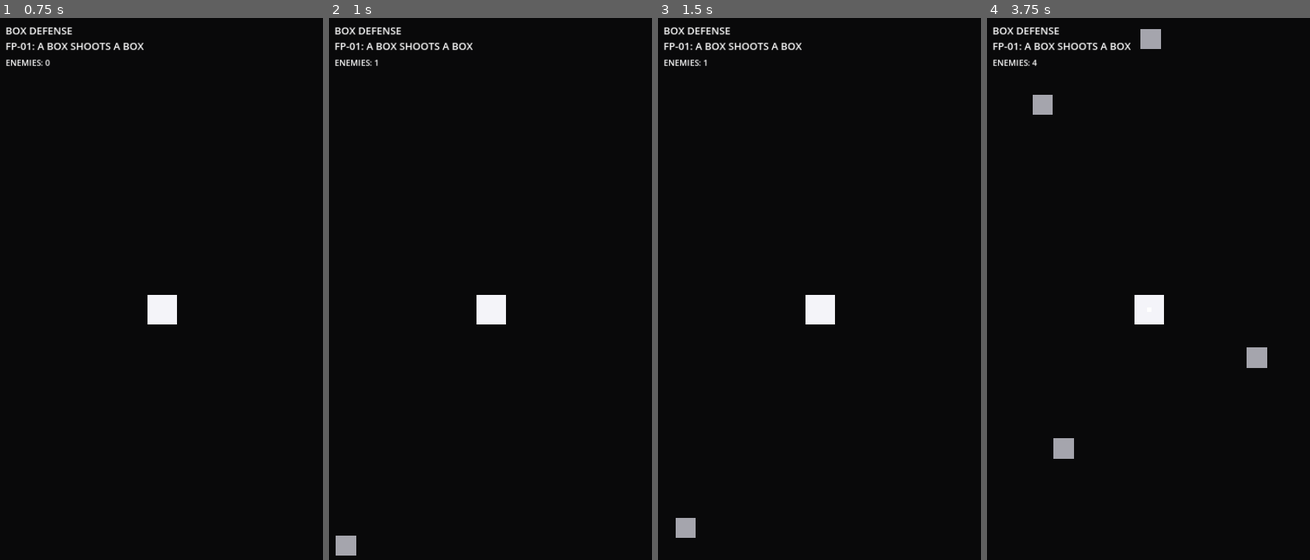
Above: before the commit, frames 1-4 (left to right).
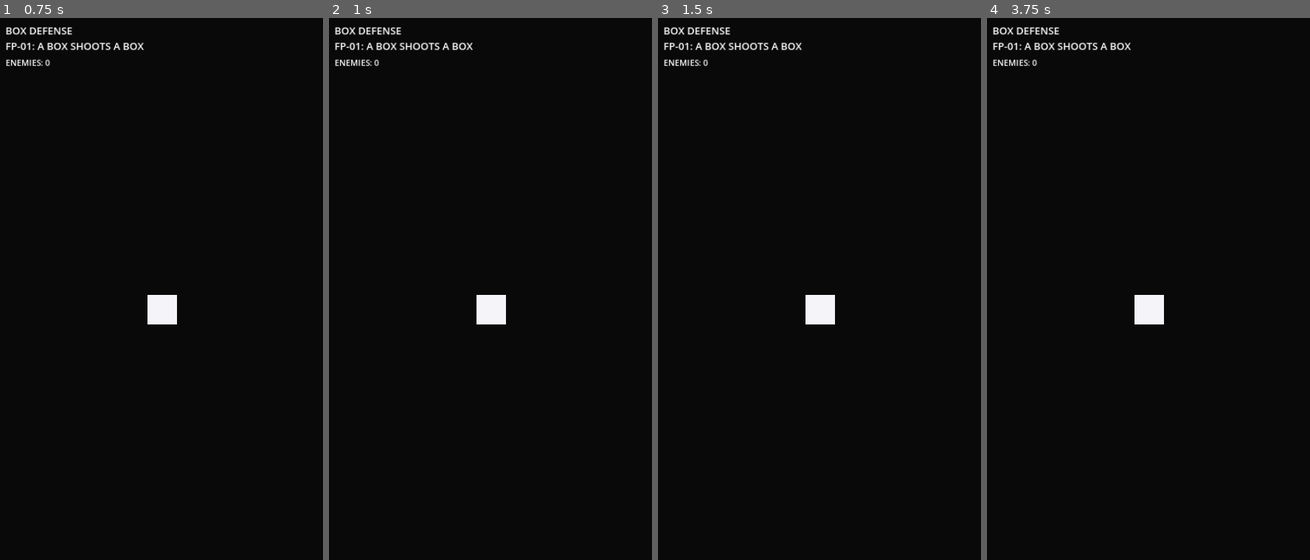
Above: after the commit, the same moments.

Repository: KevinRabbe/box-game-
Game: Godot game, scene res://scenes/game/game.tscn
Same seed, same stepped clock (60 frames per second), same inputs: the game is played once before the commit and once after it.
Inputs:
- Up to frame 1 (0.75 s): tap Enter at 0.5 s
- Up to frame 2 (1 s): no input
- Up to frame 3 (1.5 s): no input
- Up to frame 4 (3.75 s): no input

Frame 1 is identical in both runs. In frame 2, 0.3% of the frame differs, in the area x 2-16%, y 7-100%; in frame 3, 0.2%; in frame 4, 1.0%, in the area x 13-87%, y 2-82%.

Commit message:
Refactor enemy spawner for wave control

Diff:
--- a/scripts/enemies/enemy_spawner.gd
+++ b/scripts/enemies/enemy_spawner.gd
@@ -2,50 +2,38 @@
 
 @export var enemy_scene: PackedScene
 @export var target_path: NodePath
-@export var spawn_interval: float = 0.9
 @export var spawn_margin: float = 40.0
 
 var _target: Node2D
-var _timer: Timer
 
 
 func _ready() -> void:
 	_target = get_node_or_null(target_path) as Node2D
 	if _target == null:
 		push_error("EnemySpawner could not resolve target_path.")
-		set_process(false)
-		return
 
 	if enemy_scene == null:
 		push_error("EnemySpawner has no enemy_scene assigned.")
-		set_process(false)
-		return
-
-	_timer = Timer.new()
-	_timer.wait_time = maxf(0.05, spawn_interval)
-	_timer.one_shot = false
-	_timer.autostart = true
-	_timer.timeout.connect(_spawn_enemy)
-	add_child(_timer)
-
-	_spawn_enemy()
 
 
-func _spawn_enemy() -> void:
+func spawn_enemy() -> Node2D:
 	if not is_instance_valid(_target) or enemy_scene == null:
-		return
+		return null
 
 	var enemy := enemy_scene.instantiate()
 	if not enemy is Node2D:
 		push_error("EnemySpawner enemy_scene root must inherit Node2D.")
 		enemy.queue_free()
-		return
+		return null
 
 	get_parent().add_child(enemy)
-	(enemy as Node2D).global_position = _random_spawn_position()
+	var enemy_node := enemy as Node2D
+	enemy_node.global_position = _random_spawn_position()
 
 	if enemy.has_method("set_target"):
 		enemy.set_target(_target)
+
+	return enemy_node
 
 
 func _random_spawn_position() -> Vector2:
